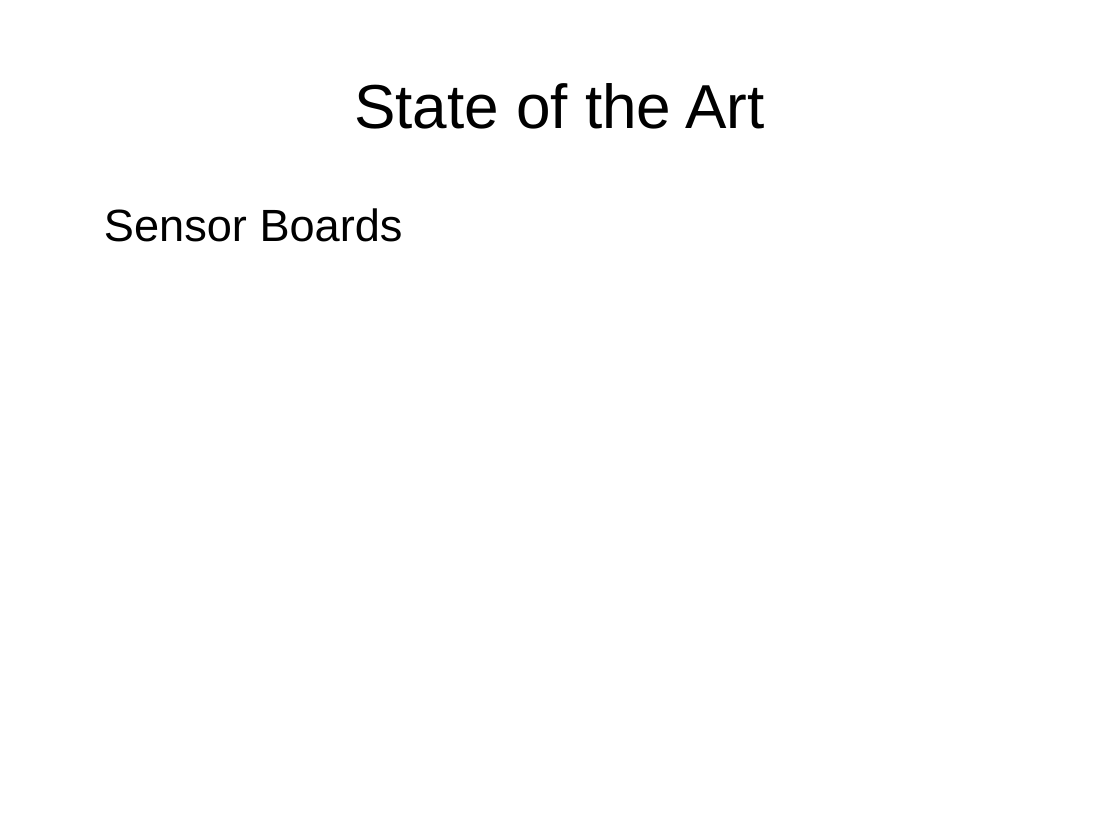
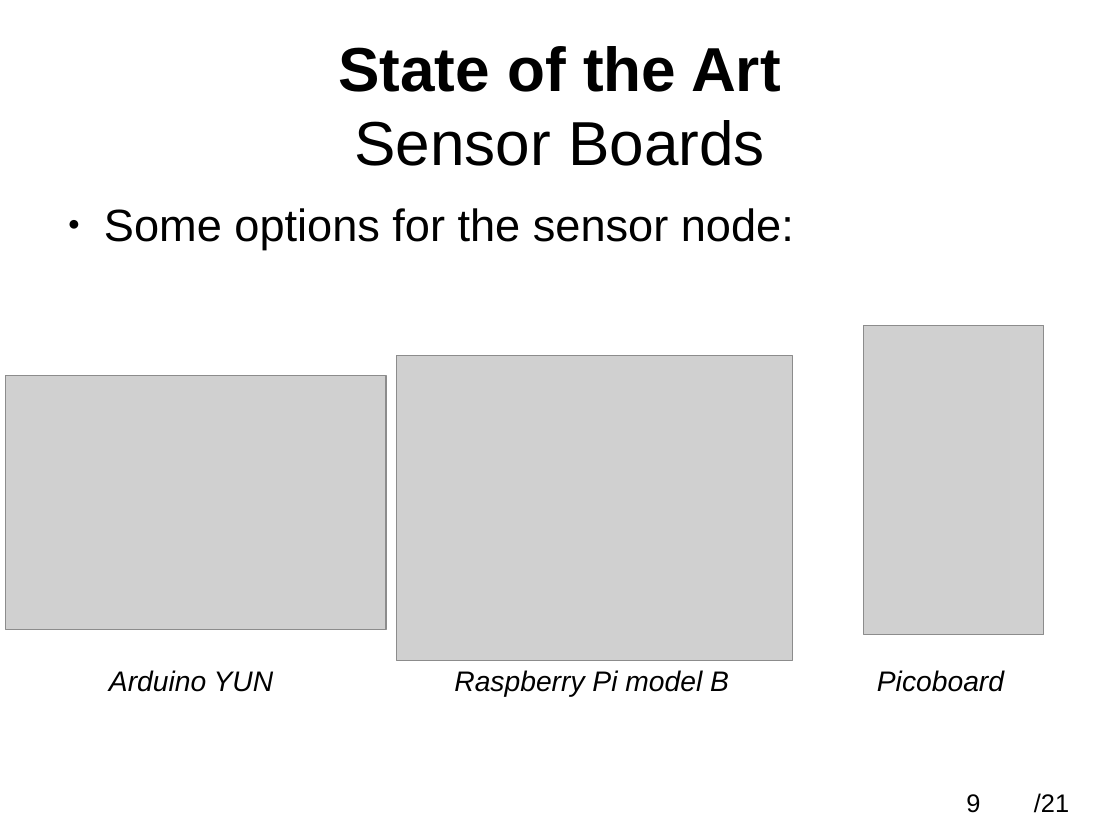
Before and after one commit to SergioAlmendros/A-bottom-up-sensor-testbed, a slide deck: slide 9 of Presentation/presentation2.odp. Drawn at 1120x840 pixels with LibreOffice and Linux fonts; fonts in the diff are those of the drawing; grey boxes stand for pictures. Boxes give left, top, right and bottom in pixels: in the first picture for what was removed or moved away, otherwise in the second. Text is boxed around its words. In the diff, an @@ line names an element or a change of style, - is before the commit and + after.

Commit message:
presentation update

```diff
--- a/Presentation/presentation2.odp
+++ b/Presentation/presentation2.odp
@@ title at (x1=338, y1=46, x2=781, y2=166): text changed; bold on @@
-State of the Art
+State of the Art
+Sensor Boards
@@ text removed at (x1=104, y1=208, x2=403, y2=242) @@
-Sensor Boards
@@ text added at (x1=104, y1=208, x2=794, y2=250), 32 pt, text #000000 @@
+● Some options for the sensor node:
@@ picture added at (x1=864, y1=325, x2=1044, y2=635) @@
@@ picture added at (x1=396, y1=356, x2=793, y2=661) @@
@@ picture added at (x1=6, y1=376, x2=386, y2=630) @@
@@ text added at (x1=109, y1=670, x2=274, y2=692), 20 pt, text #000000, italic @@
+Arduino YUN
@@ text added at (x1=454, y1=670, x2=729, y2=697), 20 pt, text #000000, italic @@
+Raspberry Pi model B
@@ text added at (x1=877, y1=670, x2=1004, y2=692), 20 pt, text #000000, italic @@
+Picoboard
@@ page number added at (x1=966, y1=794, x2=980, y2=813), 18 pt, text #000000 @@
+9
@@ text added at (x1=1034, y1=793, x2=1069, y2=813), 18 pt, text #000000 @@
+/21
```
Also in this commit, not shown: 14 other slides changed, 5 slides added, 5 slides removed, 7 other files.
